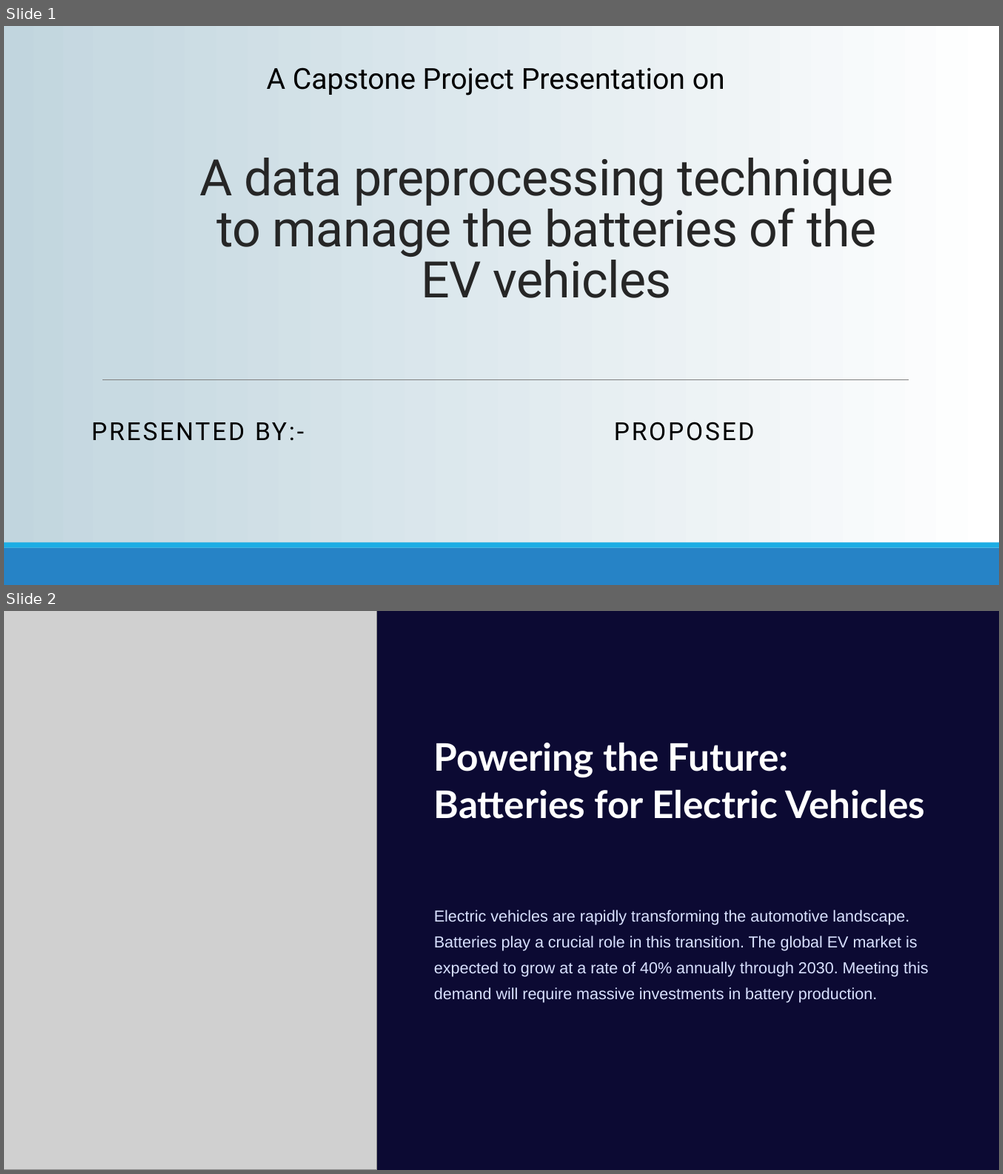
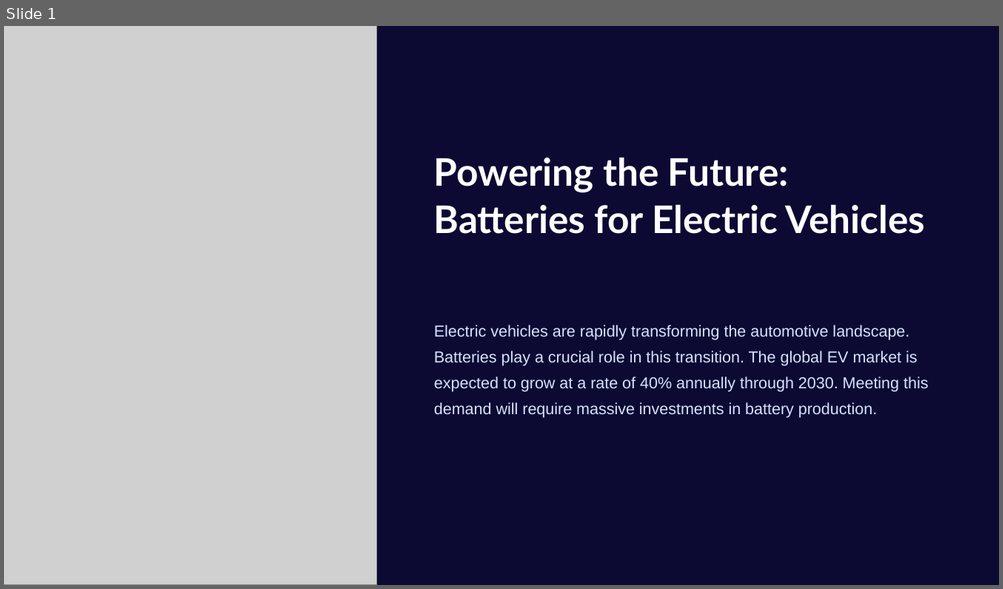
Before and after one commit to parvabarbhaya/EV_project, a slide deck: capstone_project_ppt.pptx. Shown one above the other, each under a label of ours: slides 1 and 2 before the commit, slide 1 after it. The pictures are 1003x1174 and 1003x589 pixels, drawn with LibreOffice and Linux fonts; fonts in the diff are those of the drawing; grey boxes stand for pictures; background and template pictures are left out. Boxes give left, top, right and bottom in pixels: in the first picture for what was removed or moved away, otherwise in the second. Text is boxed around its words. In the diff, an @@ line names an element or a change of style, - is before the commit and + after.

```diff
--- a/capstone_project_ppt.pptx
+++ b/capstone_project_ppt.pptx
@@ slide 1 removed at [4, 26, 999, 585], background picture (left out) @@
@@ text removed at [267, 67, 725, 96] @@
-A Capstone Project Presentation on
@@ title removed at [199, 158, 893, 298] @@
-A data preprocessing technique to manage the batteries of the EV vehicles
@@ line removed from (102, 380) to (908, 380) @@
@@ subtitle removed at [91, 422, 754, 441] @@
-PRESENTED BY:- PROPOSED
@@ rectangle removed at [4, 548, 999, 585] @@
@@ rectangle removed at [4, 543, 999, 548] @@
@@ what was slide 2 is now slide 1 @@
```
Also in this commit, not shown: 2 slides changed, 7 slides added, 26 other slides removed.
